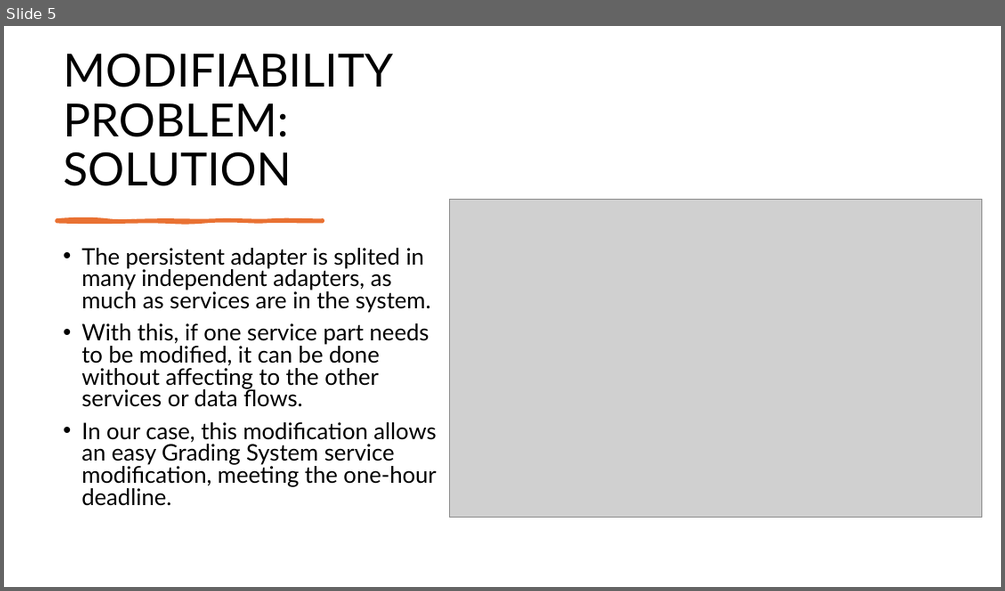
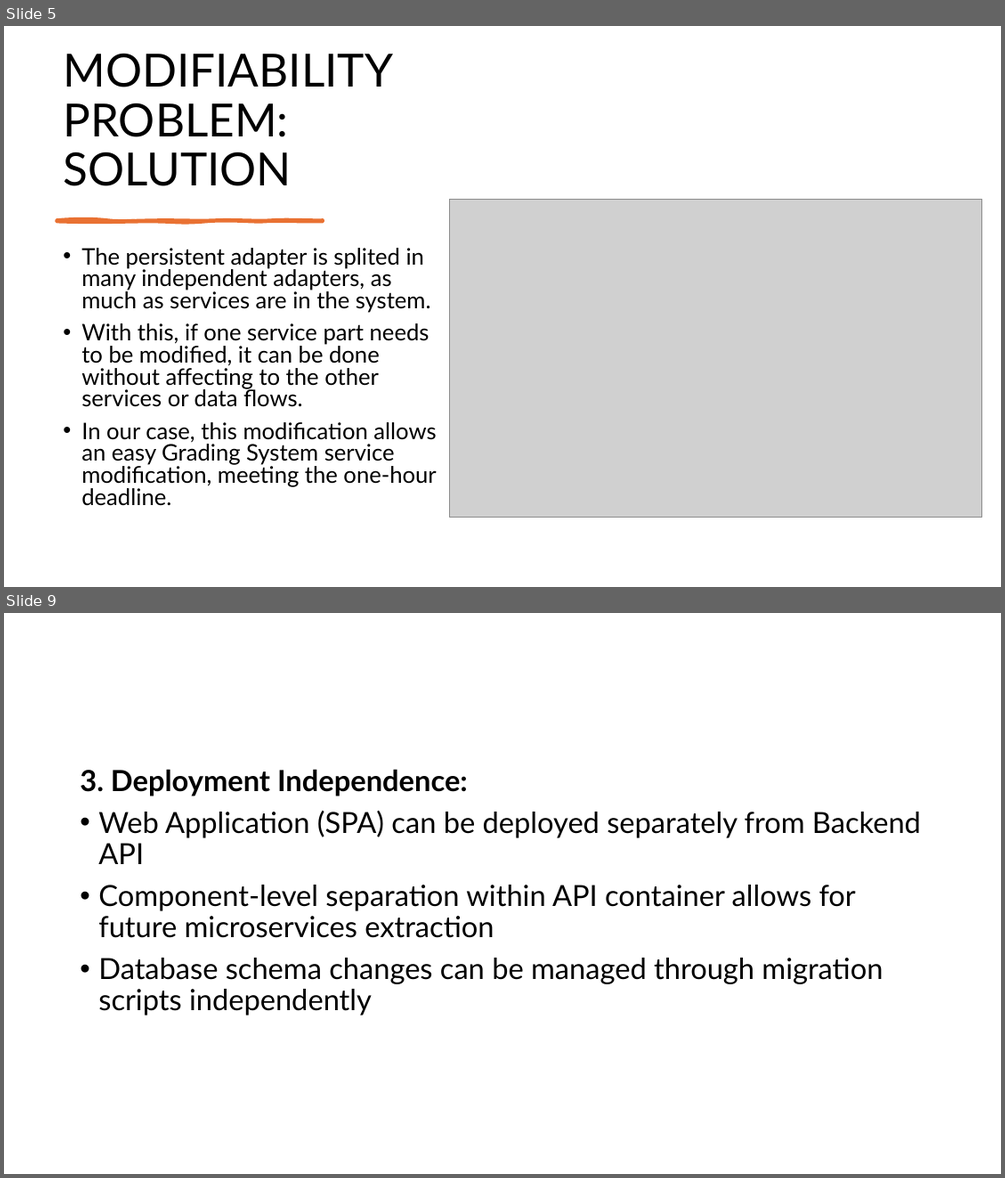
Before and after one commit to mayembe-martin/software_architecture_schedules, a slide deck: M2/Presentation_Qualities.pptx. Shown one above the other, each under a label of ours: slide 5 before the commit, slides 5 and 9 after it; the slides between them are not shown. The pictures are 1005x591 and 1005x1178 pixels, drawn with LibreOffice and Linux fonts; fonts in the diff are those of the drawing; grey boxes stand for pictures. Boxes give left, top, right and bottom in pixels: in the first picture for what was removed or moved away, otherwise in the second. Text is boxed around its words. In the diff, an @@ line names an element or a change of style, - is before the commit and + after.

```diff
--- a/M2/Presentation_Qualities.pptx
+++ b/M2/Presentation_Qualities.pptx
@@ slide 9 added at <box>4,613,1001,1174</box>, background #FFFFFF @@
@@ text added at <box>80,769,921,1015</box>, 28 pt, text #000000 @@
+3. Deployment Independence:
+• Web Application (SPA) can be deployed separately from Backend API
+• Component-level separation within API container allows for future microservices extraction
+• Database schema changes can be managed through migration scripts independently
```
Also in this commit, not shown: 7 other slides added.
